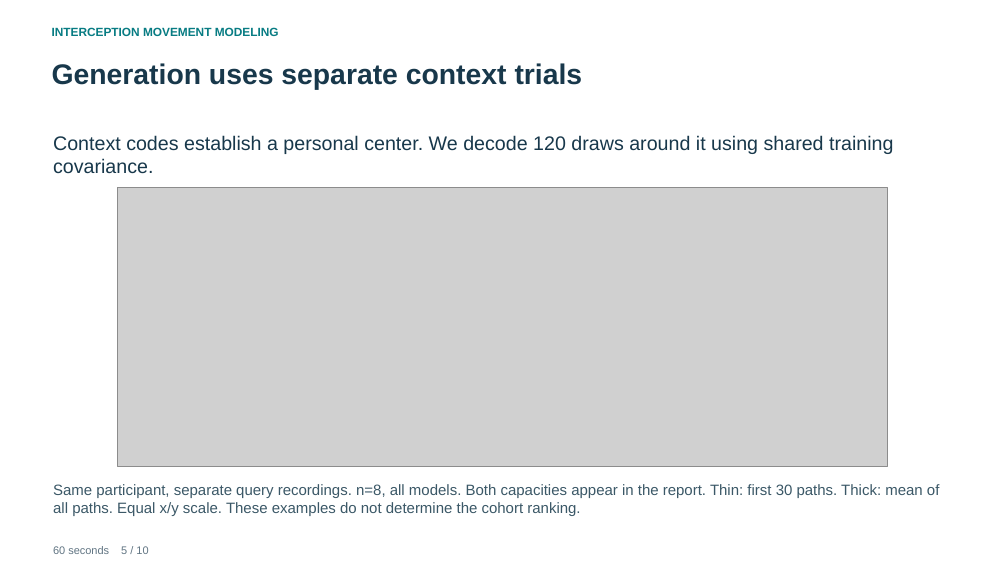
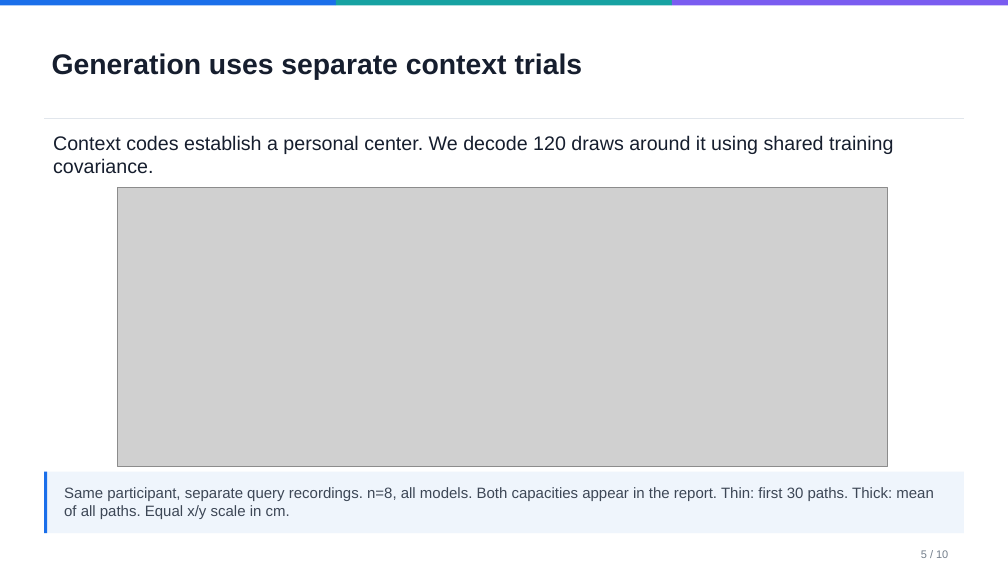
Before and after one commit to pazflashner/interception-movements-dl, a slide deck: slide 5 of production/Interception_Movements_Course_Presentation.pptx. Drawn at 1008x567 pixels with LibreOffice and Linux fonts; fonts in the diff are those of the drawing; grey boxes stand for pictures. Boxes give left, top, right and bottom in pixels: in the first picture for what was removed or moved away, otherwise in the second. Text is boxed around its words. In the diff, an @@ line names an element or a change of style, - is before the commit and + after.

Commit message:
Polish course report and deck with confirmed lab units and Paz design

```diff
--- a/production/Interception_Movements_Course_Presentation.pptx
+++ b/production/Interception_Movements_Course_Presentation.pptx
@@ rectangle added at (x1=0, y1=0, x2=336, y2=5), fill #1B6FEA @@
@@ text removed at (x1=52, y1=27, x2=279, y2=36) @@
-INTERCEPTION MOVEMENT MODELING
@@ rectangle added at (x1=336, y1=0, x2=671, y2=5), fill #17A2A2 @@
@@ rectangle added at (x1=672, y1=0, x2=1008, y2=5), fill #7A5CF0 @@
@@ text "Generation uses separate context trials" at (x1=52, y1=53, x2=583, y2=80): text colour #18384B to #161E2E @@
@@ text "Generation uses separate context trials" moved from (x1=52, y1=63, x2=583, y2=89) to (x1=52, y1=53, x2=583, y2=80) @@
@@ rectangle added at (x1=44, y1=118, x2=964, y2=119), fill #E1E6EC @@
@@ text "Context codes establish a personal ..." at (x1=53, y1=135, x2=893, y2=174): text colour #18384B to #161E2E @@
@@ rectangle added at (x1=44, y1=472, x2=964, y2=533), fill #EFF5FC @@
@@ rectangle added at (x1=44, y1=472, x2=47, y2=533), fill #1B6FEA @@
@@ text at (x1=64, y1=487, x2=933, y2=519): text changed; text colour #3B5867 to #3D4756 @@
-Same participant, separate query recordings. n=8, all models. Both capacities appear in the report. Thin: first 30 paths. Thick: mean of all paths. Equal x/y scale. These examples do not determine the cohort ranking.
+Same participant, separate query recordings. n=8, all models. Both capacities appear in the report. Thin: first 30 paths. Thick: mean of all paths. Equal x/y scale in cm.
@@ text at (x1=921, y1=550, x2=948, y2=558): text changed; text colour #617583 to #737E8B @@
-60 seconds 5 / 10
+5 / 10
```
Also in this commit, not shown: 9 other slides changed, 27 other files.
